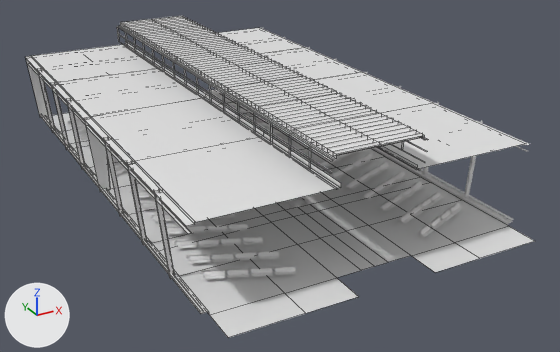
The FBX model CreaturesInHeaven/Assets/Props/Airport concourse/L1/AirportConcourse_L1.fbx, before and after one commit.
Camera for both pictures: a 50 mm camera at (-42.5, -113.8, 51.0) aimed at (2.6, -31.8, 10.0). Arrows for +X, +Y and +Z are at lower left; the lights stay in place. The older version comes first. Mesh edges are drawn as thin lines on the coarser meshes. Where no turn or scale is listed for an object, it has been applied to the vertices.

Script lines for the objects in view, before the commit:
```python
me_plane_017 = bpy.data.meshes.new('Plane.017')
me_plane_017.from_pydata(...)  # 106 vertices, 76 faces; spans x -18.7..18.7, y -4.0..64.0, z 0.0
me_plane_017.materials.append(mat_airportconcourse_l1)  # white #e7e7e7
me_plane_054 = bpy.data.meshes.new('Plane.054')
me_plane_054.from_pydata(...)  # 157 vertices, 62 faces; spans x -20.6..-18.2, y 0.2..64.0, z 0.0..10.0
me_plane_054.materials.append(mat_airportconcourse_l1)  # white #e7e7e7
me_plane_062 = bpy.data.meshes.new('Plane.062')
me_plane_062.from_pydata(...)  # 1019 vertices, 496 faces; spans x -19.7..19.7, y 0.0..64.0, z 9.8..13.7
me_plane_062.materials.append(mat_airportconcourse_l1)  # white #e7e7e7
ob_l1_ceiling = bpy.data.objects.new('l1 ceiling', me_plane_062)
ob_l1_ceiling.location = (0.0, -57.0, 10.0)
ob_l1_floor = bpy.data.objects.new('l1 floor', me_plane_017)
ob_l1_floor.location = (0.0, -57.0, 10.0)
ob_l1_glazing_structure_left = bpy.data.objects.new('l1 glazing structure left', me_plane_054)
ob_l1_glazing_structure_left.location = (0.0, -57.0, 10.0)
# also in view: 'l1 glazing structure right' at (19.4, -24.9, 15.0); 'TerminalSeating_L1' at (0.0, -25.0, 10.4)
```
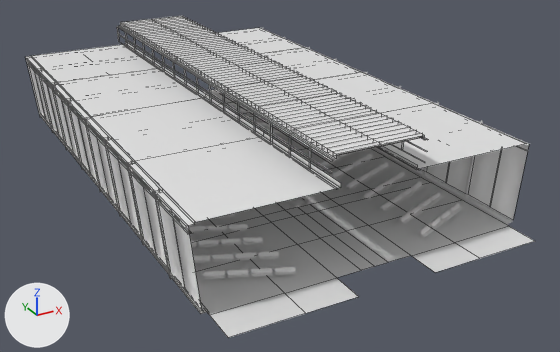
Diff of the bpy script that builds the scene:
```diff
--- a/CreaturesInHeaven/Assets/Props/Airport concourse/L1/AirportConcourse_L1.fbx.py
+++ b/CreaturesInHeaven/Assets/Props/Airport concourse/L1/AirportConcourse_L1.fbx.py
@@ mat_glass_arch @@
+mat_glass_arch = principled_material('Glass Arch')
+mat_glass_arch.base_color = (1.0, 1.0, 1.0)  # white #ffffff
+mat_glass_arch.roughness = 0.0
@@ me_plane_070 @@
+me_plane_070.from_pydata(...)  # 384 vertices, 128 faces; spans x -20.4..20.4, y 0.2..63.8, z 0.6..9.7
+me_plane_070.materials.append(mat_glass_arch)  # white #ffffff
@@ ob_l1_glazing @@
+ob_l1_glazing = bpy.data.objects.new('l1 glazing', me_plane_070)
+ob_l1_glazing.location = (0.0, -57.0, 10.0)
```

Pixel boxes (x1, y1, x2, y2) of what changed, in the pictures (560 x 352 px):
'l1 glazing', added
    after: (28, 61, 529, 311)
